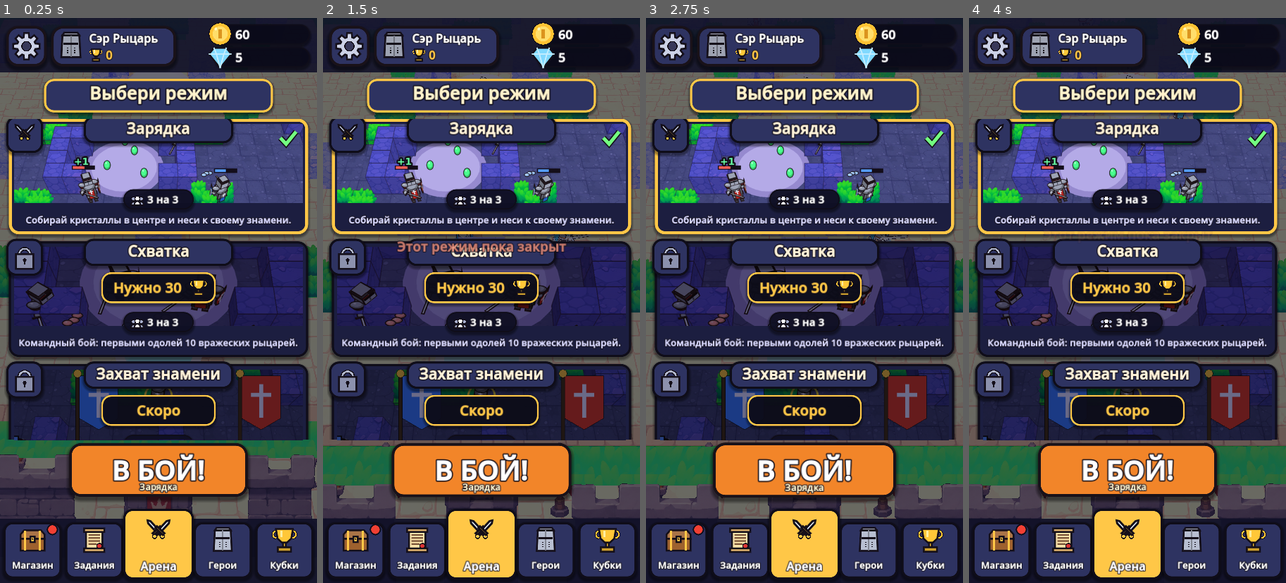
Above: before the commit, frames 1-4 (left to right).
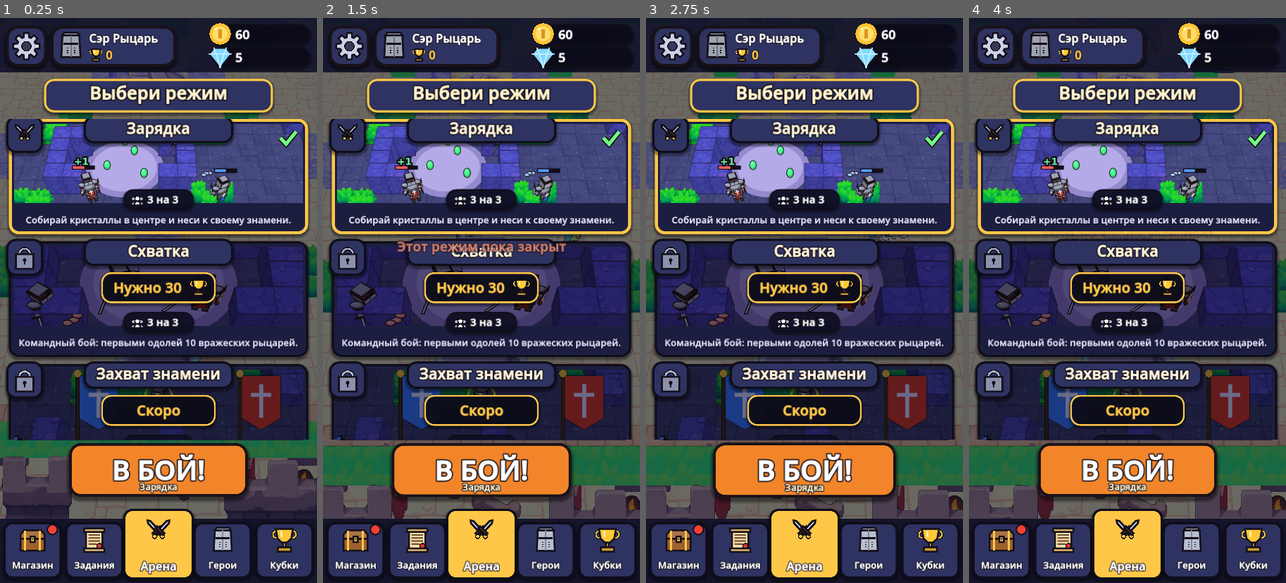
Above: after the commit, the same moments.

Repository: huhenbekon-byte/rusty-knights
Game: Godot game, scene res://main.tscn
The game is run twice, just before and just after one commit, with the same random seed, the same clock (stepped at 60 frames per second) and the same inputs. Sound files missing from this copy of the repository are replaced by a short silence.
Inputs (mouse positions are in pixels of both pictures, inside the frame that each line leads up to):
- Up to frame 1 (0.25 s): no input
- Up to frame 2 (1.5 s): tap Enter at 0.5 s; move the mouse to (551, 272) at 0.52 s; hold D 0.53-1.25 s; hold Space 0.53-1.25 s; click (551, 272) at 0.67 s; drag from (418, 328) to (465, 413) at 1.27 s
- Up to frame 3 (2.75 s): click (804, 176) at 2.02 s
- Up to frame 4 (4 s): click (1127, 300) at 2.77 s; move the mouse to (1159, 176) at 3.52 s; hold D from 3.53 s (still down); hold Space from 3.53 s (still down); click (1159, 176) at 3.67 s

The runs differ from the first frame. In frame 1, 2.9% of the frame differs, in the area x 0-100%, y 9-89%; in frame 2, 1.9%; in frame 3, 1.8%; in frame 4, 1.9%.

Commit message:
Add files via upload

Diff:
--- a/bolt.gd
+++ b/bolt.gd
@@ -1,38 +1,87 @@
 extends Node3D
-## Волна меча: светящийся серп летит вперёд, гаснет о камень или ранит врага.
-## Кусты пропускают волну.
+## Снаряд героя. kind:
+##   wave  — волна меча рыцаря (светящийся серп),
+##   arrow — стрела лучницы,
+##   wind  — «Стрела ветра» (супер лучницы): большая, пробивает всех на пути.
+## Гаснет о камень; кусты пропускают.
 
-var main  # главная сцена (main.gd)
-var shooter  # рыцарь, выпустивший волну
+var main     # главная сцена (main.gd)
+var shooter  # герой, выпустивший снаряд
 var team := 0
+var kind := "wave"
 var dir := Vector3.FORWARD
 var damage := 20.0
 var life := 0.6
 var speed := 16.0
+var pierce := false
+var hit_radius := 0.65
+var _hit := []          # кого уже задели (для пробивающих)
+var _trail_t := 0.0
+
+
+func _glow_mat(c: Color, alpha := 0.9, energy := 2.5) -> StandardMaterial3D:
+	var m := StandardMaterial3D.new()
+	m.albedo_color = Color(c.r, c.g, c.b, alpha)
+	m.shading_mode = BaseMaterial3D.SHADING_MODE_UNSHADED
+	m.emission_enabled = true
+	m.emission = c
+	m.emission_energy_multiplier = energy
+	m.transparency = BaseMaterial3D.TRANSPARENCY_ALPHA
+	return m
+
+
+func _piece(mesh: Mesh, pos: Vector3, mat: Material, rot := Vector3.ZERO) -> void:
+	var mi := MeshInstance3D.new()
+	mi.mesh = mesh
+	mi.position = pos
+	mi.rotation = rot
+	mi.material_override = mat
+	mi.cast_shadow = GeometryInstance3D.SHADOW_CASTING_SETTING_OFF
+	add_child(mi)
+
+
+func _box(size: Vector3) -> BoxMesh:
+	var b := BoxMesh.new()
+	b.size = size
+	return b
 
 
 func _ready() -> void:
 	var base: Color = main.team_colors[team]
-	var c := base.lightened(0.5)
-	var m := StandardMaterial3D.new()
-	m.albedo_color = c
-	m.shading_mode = BaseMaterial3D.SHADING_MODE_UNSHADED
-	m.emission_enabled = true
-	m.emission = c
-	m.emission_energy_multiplier = 2.5
-	m.transparency = BaseMaterial3D.TRANSPARENCY_ALPHA
-	m.albedo_color.a = 0.9
-	# серп из трёх отрезков дугой
-	for i in 3:
-		var mi := MeshInstance3D.new()
-		var bm := BoxMesh.new()
-		bm.size = Vector3(0.32, 0.06, 0.1)
-		mi.mesh = bm
-		var a := (i - 1) * 0.55
-		mi.position = Vector3(sin(a) * 0.35, 0, cos(a) * 0.35 - 0.35)
-		mi.rotation.y = a + PI / 2.0
-		mi.material_override = m
-		add_child(mi)
+	match kind:
+		"arrow":
+			var wood := StandardMaterial3D.new()
+			wood.albedo_color = Color(0.78, 0.6, 0.38)
+			wood.shading_mode = BaseMaterial3D.SHADING_MODE_UNSHADED
+			var steel := StandardMaterial3D.new()
+			steel.albedo_color = Color(0.9, 0.92, 0.97)
+			steel.shading_mode = BaseMaterial3D.SHADING_MODE_UNSHADED
+			_piece(_box(Vector3(0.04, 0.04, 0.62)), Vector3.ZERO, wood)
+			var head := PrismMesh.new()
+			head.size = Vector3(0.12, 0.16, 0.04)
+			_piece(head, Vector3(0, 0, 0.36), steel, Vector3(PI / 2, 0, 0))
+			for sx in [-1.0, 1.0]:
+				_piece(_box(Vector3(0.09, 0.02, 0.13)), Vector3(0.045 * sx, 0, -0.26), _glow_mat(base.lightened(0.4), 0.95, 1.2))
+			# светящийся след цвета команды
+			_piece(_box(Vector3(0.05, 0.05, 0.5)), Vector3(0, 0, -0.45), _glow_mat(base.lightened(0.45), 0.45))
+		"wind":
+			var c := Color(0.55, 1.0, 0.45)
+			var m := _glow_mat(c, 0.9, 3.0)
+			_piece(_box(Vector3(0.09, 0.09, 1.3)), Vector3.ZERO, m)
+			var head := PrismMesh.new()
+			head.size = Vector3(0.36, 0.42, 0.08)
+			_piece(head, Vector3(0, 0, 0.82), m, Vector3(PI / 2, 0, 0))
+			# вихрь вокруг стрелы
+			for i in 4:
+				var a := i * PI / 2.0
+				_piece(_box(Vector3(0.05, 0.05, 0.7)), Vector3(cos(a) * 0.22, sin(a) * 0.22, -0.1),
+					_glow_mat(c.lightened(0.3), 0.55, 2.0), Vector3(0, 0, a))
+		_:
+			var m := _glow_mat(base.lightened(0.5))
+			# серп из трёх отрезков дугой
+			for i in 3:
+				var a := (i - 1) * 0.55
+				_piece(_box(Vector3(0.32, 0.06, 0.1)), Vector3(sin(a) * 0.35, 0, cos(a) * 0.35 - 0.35), m, Vector3(0, a + PI / 2.0, 0))
 	rotation.y = atan2(dir.x, dir.z)
 
 
@@ -47,16 +96,24 @@
 		queue_free()
 		return
 	global_position = to
+	if kind == "wind":
+		rotate_object_local(Vector3.FORWARD, delta * 14.0)
+		_trail_t -= delta
+		if _trail_t <= 0.0:
+			_trail_t = 0.05
+			main.fx_burst(to, Color(0.6, 1.0, 0.5), 3, 1.2, 0.07, 0.35, 0.0)
 
 	for k in main.knights:
-		if k.alive and k.team != team:
+		if k.alive and k.team != team and not (k in _hit):
 			var kp: Vector3 = k.global_position
-			if Vector2(kp.x - to.x, kp.z - to.z).length() < 0.65:
+			if Vector2(kp.x - to.x, kp.z - to.z).length() < hit_radius:
 				k.take_damage(damage, shooter)
 				if is_instance_valid(shooter):
-					shooter.add_charge(0.12)
-				queue_free()
-				return
+					shooter.add_charge(0.12 if not pierce else 0.0)
+				if not pierce:
+					queue_free()
+					return
+				_hit.append(k)
 
 	life -= delta
 	if life <= 0.0:
--- a/icon.gd
+++ b/icon.gd
@@ -1,6 +1,6 @@
 extends Control
 ## Векторные иконки интерфейса — рисуются кодом, без картинок.
-## kind: coin, gem, crystal, trophy, chest, scroll, swords, helm, gear, lock, people, play, star, check, close
+## kind: coin, gem, crystal, trophy, chest, scroll, swords, helm, bow, gear, lock, people, play, star, check, close
 
 var kind := "coin"
 var tint := Color.WHITE       # цвет корпуса (шлем — облик, сундук — тип)
@@ -144,6 +144,20 @@
 					body.append(Vector2(x + cos(a) * 0.38 * sc, 0.72 + sin(a) * 0.5 * sc))
 				_poly(body, spec[1])
 				_circle(Vector2(x, -0.12 - (0.0 if x == 0.0 else -0.06)), 0.24 * sc, spec[1])
+		"bow":
+			var arc := PackedVector2Array()
+			for i in 17:
+				var t := lerpf(-1.25, 1.25, float(i) / 16.0)
+				arc.append(_c() + Vector2(-0.35 + cos(t) * 0.75, sin(t) * 0.85) * _s())
+			draw_polyline(arc, OUT, 0.32 * _s(), true)
+			draw_polyline(arc, Color(0.62, 0.38, 0.2), 0.18 * _s(), true)
+			var top := arc[0]
+			var bot := arc[arc.size() - 1]
+			draw_line(top, bot, Color(0.95, 0.93, 0.85), maxf(1.5, 0.05 * _s()), true)
+			_rect(0.3, -0.12, 0.48, 0.12, Color(1.0, 0.78, 0.28))
+			_line(Vector2(-0.6, 0), Vector2(0.75, 0), OUT, 0.14)
+			_line(Vector2(-0.6, 0), Vector2(0.75, 0), Color(0.85, 0.7, 0.45), 0.07)
+			_poly([Vector2(0.95, 0), Vector2(0.72, -0.12), Vector2(0.72, 0.12)], Color(0.9, 0.92, 0.97))
 		"play":
 			_poly([Vector2(-0.42, -0.62), Vector2(0.62, 0), Vector2(-0.42, 0.62)], Color.WHITE)
 		"star":
--- a/knight.gd
+++ b/knight.gd
@@ -12,9 +12,12 @@
 var main  # главная сцена (main.gd)
 var spawn_pos := Vector3.ZERO
 
+var hero := "knight"       # knight | archer
 var max_hp := 100.0
 var hp := 100.0
 var speed := 5.0
+var attack_range := 8.0    # с какого расстояния бот начинает бить
+var keep_dist := 4.5       # на каком расстоянии бот держится от врага
 var carried := 0
 var super_charge := 0.0
 var alive := true
@@ -43,7 +46,17 @@
 var _carry_label: Label3D
 
 
+func _apply_hero_stats() -> void:
+	if hero == "archer":
+		max_hp = 75.0
+		speed = 5.4
+		attack_range = 11.0
+		keep_dist = 7.0
+	hp = max_hp
+
+
 func _ready() -> void:
+	_apply_hero_stats()
 	if display_only:
 		_build_visual()
 		set_physics_process(false)
@@ -125,13 +138,17 @@
 
 
 func _build_visual() -> void:
+	if hero == "archer":
+		_build_archer()
+		_finish_visual()
+		return
 	_visual = Node3D.new()
 	add_child(_visual)
 	var tc: Color = main.team_colors[team]
 	var cloth := tc.darkened(0.3)                    # накидка и щит — цвет команды
 	var steel := Color(0.62, 0.64, 0.7)
 	var dark_steel := Color(0.36, 0.37, 0.42)
-	if is_player:                                    # облик доспехов из профиля
+	if is_player and hero == "knight":               # облик доспехов из профиля
 		var sk: Array = Profile.skin_colors()
 		steel = sk[0]
 		dark_steel = sk[1]
@@ -214,6 +231,92 @@
 	tip.size = Vector3(0.085, 0.1, 0.025)
 	_part(_sword, tip, Vector3(0, 0, 0.97), Color(0.85, 0.87, 0.92), Vector3(PI / 2, 0, 0))
 
+	_finish_visual()
+
+
+## Лучница: капюшон и плащ цвета команды, зелёная туника, колчан за спиной, лук в левой руке.
+func _build_archer() -> void:
+	_visual = Node3D.new()
+	add_child(_visual)
+	var tc: Color = main.team_colors[team]
+	var cloak := tc.darkened(0.25)
+	var tunic := Color(0.32, 0.58, 0.24)
+	var leather := Color(0.44, 0.27, 0.15)
+	var dark := Color(0.22, 0.17, 0.14)
+	var skin := Color(0.97, 0.8, 0.64)
+	var hair := Color(0.45, 0.27, 0.14)
+	var gold := Color(1.0, 0.78, 0.3)
+	var ink := Color(0.08, 0.06, 0.08)
+
+	# ноги в сапогах
+	for sx in [-0.12, 0.12]:
+		var leg := Node3D.new()
+		leg.position = Vector3(sx, 0.46, 0)
+		_visual.add_child(leg)
+		_part(leg, _capsule(0.09, 0.42), Vector3(0, -0.18, 0), dark)
+		_part(leg, _cyl(0.105, 0.115, 0.24), Vector3(0, -0.33, 0.01), leather)
+		_part(leg, _boxm(Vector3(0.16, 0.08, 0.26)), Vector3(0, -0.43, 0.05), leather)
+		_legs.append(leg)
+
+	_body = Node3D.new()
+	_visual.add_child(_body)
+	# туника, пояс с пряжкой, перевязь
+	_part(_body, _cyl(0.21, 0.29, 0.4), Vector3(0, 0.66, 0), tunic)
+	_part(_body, _sphere(0.24), Vector3(0, 0.92, 0), tunic, Vector3.ZERO, Vector3(1, 0.9, 0.85))
+	_part(_body, _cyl(0.245, 0.245, 0.06), Vector3(0, 0.64, 0), leather)
+	_part(_body, _boxm(Vector3(0.08, 0.07, 0.03)), Vector3(0, 0.64, 0.25), gold)
+	_part(_body, _boxm(Vector3(0.05, 0.52, 0.03)), Vector3(0.0, 0.9, 0.2), leather, Vector3(0, 0, deg_to_rad(35)))
+	# плащ сзади с рваным краем
+	_part(_body, _boxm(Vector3(0.48, 0.74, 0.04)), Vector3(0, 0.74, -0.25), cloak, Vector3(deg_to_rad(8), 0, 0))
+	for i in 3:
+		var tooth := PrismMesh.new()
+		tooth.size = Vector3(0.16, 0.13, 0.04)
+		_part(_body, tooth, Vector3(-0.16 + i * 0.16, 0.32, -0.29), cloak, Vector3(0, 0, PI))
+	# руки и перчатки
+	for sx in [-1.0, 1.0]:
+		_part(_body, _capsule(0.07, 0.34), Vector3(0.27 * sx, 0.88, 0.04), tunic)
+		_part(_body, _sphere(0.075), Vector3(0.3 * sx, 0.72, 0.08), leather)
+	# лицо, глаза, чёлка
+	_part(_body, _sphere(0.19), Vector3(0, 1.27, 0.03), skin)
+	for ex in [-0.07, 0.07]:
+		_part(_body, _boxm(Vector3(0.045, 0.06, 0.02)), Vector3(ex, 1.28, 0.21), ink)
+	_part(_body, _boxm(Vector3(0.3, 0.08, 0.07)), Vector3(0, 1.39, 0.15), hair, Vector3(deg_to_rad(-15), 0, 0))
+	# капюшон с золотой каймой и хвостиком
+	_part(_body, _sphere(0.26), Vector3(0, 1.32, -0.09), cloak, Vector3.ZERO, Vector3(1.05, 1.0, 1.05))
+	var trim := TorusMesh.new()
+	trim.inner_radius = 0.17
+	trim.outer_radius = 0.21
+	_part(_body, trim, Vector3(0, 1.3, 0.12), gold, Vector3(PI / 2, 0, 0))
+	_part(_body, _capsule(0.07, 0.32), Vector3(0, 1.48, -0.3), cloak, Vector3(-1.0, 0, 0))
+	# колчан со стрелами за спиной
+	var quiver := Node3D.new()
+	quiver.position = Vector3(0.14, 1.0, -0.32)
+	quiver.rotation = Vector3(0, 0, -0.35)
+	_body.add_child(quiver)
+	_part(quiver, _cyl(0.09, 0.08, 0.46), Vector3.ZERO, leather)
+	_part(quiver, _cyl(0.095, 0.095, 0.05), Vector3(0, 0.2, 0), gold)
+	for j in 3:
+		var ax := -0.04 + j * 0.04
+		_part(quiver, _boxm(Vector3(0.02, 0.22, 0.02)), Vector3(ax, 0.32, 0), Color(0.75, 0.6, 0.4))
+		var fl := PrismMesh.new()
+		fl.size = Vector3(0.07, 0.1, 0.02)
+		_part(quiver, fl, Vector3(ax, 0.46, 0), Color(0.97, 0.97, 0.95))
+	# лук в левой руке (тетива смотрит назад, дуга — вперёд)
+	_sword = Node3D.new()
+	_sword.position = Vector3(0.34, 0.84, 0.2)
+	_body.add_child(_sword)
+	var n := 9
+	for j in n:
+		var t := lerpf(-1.15, 1.15, float(j) / float(n - 1))
+		var pos := Vector3(0, sin(t) * 0.42, cos(t) * 0.13)
+		_part(_sword, _boxm(Vector3(0.05, 0.12, 0.05)), pos, leather if absf(t) > 0.3 else gold, Vector3(-t, 0, 0))
+	var chord := 2.0 * sin(1.15) * 0.42
+	var string := _part(_sword, _boxm(Vector3(0.012, chord, 0.012)), Vector3(0, 0, cos(1.15) * 0.13), Color(0.95, 0.93, 0.85))
+	string.material_override = main.toon(Color(0.95, 0.93, 0.85), false, false)
+
+
+func _finish_visual() -> void:
+	var tc: Color = main.team_colors[team]
 	_visual.rotation.y = atan2(facing.x, facing.z)
 	if display_only:
 		return
@@ -341,8 +444,13 @@
 	return v.normalized()
 
 
-func _spawn_wave(dir: Vector3, dmg: float, life: float) -> void:
+func _spawn_wave(dir: Vector3, dmg: float, life: float, kind := "wave", spd := 16.0,
+		pierce := false, radius := 0.65) -> void:
 	var b = BoltScript.new()
+	b.kind = kind
+	b.speed = spd
+	b.pierce = pierce
+	b.hit_radius = radius
 	b.main = main
 	b.shooter = self
 	b.team = team
@@ -356,6 +464,11 @@
 func _swing() -> void:
 	reveal_t = 1.0
 	var tw := create_tween()
+	if hero == "archer":                      # натянуть лук и отпустить
+		tw.tween_property(_sword, "position:z", 0.08, 0.07)
+		tw.tween_property(_sword, "position:z", 0.26, 0.06)
+		tw.tween_property(_sword, "position:z", 0.2, 0.12)
+		return
 	tw.tween_property(_sword, "rotation:y", 1.3, 0.06)
 	tw.tween_property(_sword, "rotation:y", -0.9, 0.1)
 	tw.tween_property(_sword, "rotation:y", 0.0, 0.18)
@@ -368,7 +481,11 @@
 	facing = _flat(aim)
 	_aim_hold = 0.35
 	_swing()
-	_spawn_wave(facing, 20.0, 0.6)
+	if hero == "archer":
+		_attack_cd = 0.5 if is_player else 0.95
+		_spawn_wave(facing, 17.0, 0.55, "arrow", 22.0)
+	else:
+		_spawn_wave(facing, 20.0, 0.6)
 	main.sfx("swing", global_position, 0.0 if is_player else -4.0)
 	return true
 
@@ -380,9 +497,13 @@
 	facing = _flat(aim)
 	_aim_hold = 0.4
 	_swing()
-	for i in 7:
-		var a := deg_to_rad(-30.0 + i * 10.0)
-		_spawn_wave(facing.rotated(Vector3.UP, a), 28.0, 0.75)
+	if hero == "archer":
+		# «Стрела ветра»: одна большая стрела, пробивает всех на пути
+		_spawn_wave(facing, 42.0, 0.75, "wind", 24.0, true, 0.95)
+	else:
+		for i in 7:
+			var a := deg_to_rad(-30.0 + i * 10.0)
+			_spawn_wave(facing.rotated(Vector3.UP, a), 28.0, 0.75)
 	main.sfx("super", global_position)
 	if is_player:
 		main.note("supers")
@@ -428,7 +549,8 @@
 	_respawn_t = 3.0
 	main.sfx("death", global_position)
 	# доспехи разлетаются: сталь и ткань цвета команды
-	main.fx_burst(global_position + Vector3(0, 0.9, 0), Color(0.62, 0.64, 0.7), 12, 6.0, 0.16, 1.1, -14.0)
+	main.fx_burst(global_position + Vector3(0, 0.9, 0),
+		Color(0.44, 0.27, 0.15) if hero == "archer" else Color(0.62, 0.64, 0.7), 12, 6.0, 0.16, 1.1, -14.0)
 	main.fx_burst(global_position + Vector3(0, 0.8, 0), (main.team_colors[team] as Color).darkened(0.3), 8, 4.5, 0.14, 1.0, -12.0)
 	main.fx_ring(global_position, Color(0.8, 0.8, 0.9), 2.0, 0.5)
 	main.shake(0.6, global_position)
@@ -465,7 +587,7 @@
 		_strafe = -_strafe
 		_strafe_t = randf_range(0.8, 2.0)
 
-	var enemy = main.nearest_enemy(self, 8.0)
+	var enemy = main.nearest_enemy(self, attack_range)
 	if enemy:
 		var to_e: Vector3 = enemy.global_position - global_position
 		if _attack_cd <= 0.0:
@@ -482,7 +604,7 @@
 		to2.y = 0.0
 		var d := to2.length()
 		var side := Vector3(-to2.z, 0, to2.x).normalized() * _strafe
-		var approach := to2.normalized() * clampf((d - 4.5) * 0.5, -1.0, 1.0)
+		var approach := to2.normalized() * clampf((d - keep_dist) * 0.5, -1.0, 1.0)
 		move_dir = (approach + side * 0.8).normalized()
 		return
 	elif main.mode == "brawl":
--- a/main.gd
+++ b/main.gd
@@ -90,7 +90,7 @@
 
 func _ready() -> void:
 	randomize()
-	for tex_name in ["floor", "stone", "leaves", "bushes", "props"]:
+	for tex_name in ["floor", "stone", "leaves", "bushes", "props", "plate_center", "plate_station"]:
 		_tex[tex_name] = load("res://%s.png" % tex_name)
 	_grid = MAP_TOP.duplicate()
 	for i in range(MAP_TOP.size() - 1, -1, -1):
@@ -184,6 +184,17 @@
 	else:
 		m.transparency = BaseMaterial3D.TRANSPARENCY_ALPHA_SCISSOR
 		m.alpha_scissor_threshold = 0.5
+	return m
+
+
+## Материал плиты (центр, площадки у знамён): картинка целиком на верхней грани диска.
+func _plate(tex_name: String) -> StandardMaterial3D:
+	var m := StandardMaterial3D.new()
+	m.albedo_texture = _tex[tex_name]
+	m.albedo_color = Color(0.85, 0.85, 0.9)
+	m.diffuse_mode = BaseMaterial3D.DIFFUSE_TOON
+	m.roughness = 0.9
+	m.texture_filter = BaseMaterial3D.TEXTURE_FILTER_LINEAR_WITH_MIPMAPS
 	return m
 
 
@@ -323,16 +334,25 @@
 					_bushes.append({"pos": p, "mesh": m, "sprite": spr, "idx": idx})
 
 	# центр, где появляются кристаллы
-	_disc(Vector3.ZERO, 2.3, toon(Color(0.45, 0.42, 0.62)))
-	_disc(Vector3.ZERO, 1.9, toon(Color(0.6, 0.56, 0.8)), 0.08)
+	_disc(Vector3.ZERO, 2.3, toon(Color(0.36, 0.33, 0.5)))
+	_disc(Vector3.ZERO, 2.05, _plate("plate_center"), 0.08)      # круглая плита с узором
 
 	# станции команд: каменный круг + арка со знаменем
 	for t in 2:
 		var s: Vector3 = stations[t]
 		var col: Color = team_colors[t]
 		var back := 1.0 if t == 0 else -1.0
-		_disc(s, 1.8, toon(Color(0.5, 0.47, 0.66)))
-		_disc(s, 1.45, toon(col, true), 0.09)
+		_disc(s, 1.8, _plate("plate_station"))                      # плита с ромбом
+		var glow := MeshInstance3D.new()                              # светящееся кольцо команды
+		var ring := TorusMesh.new()
+		ring.inner_radius = 1.5
+		ring.outer_radius = 1.72
+		ring.rings = 40
+		glow.mesh = ring
+		glow.scale.y = 0.15
+		glow.position = s + Vector3(0, 0.07, 0)
+		glow.material_override = toon(col, true)
+		add_child(glow)
 		for dx in [-1.5, 1.5]:
 			_box(s + Vector3(dx, 1.2, 1.7 * back), Vector3(0.45, 2.4, 0.45), stone)
 		_box(s + Vector3(0, 2.55, 1.7 * back), Vector3(3.5, 0.4, 0.5), stone)
@@ -346,10 +366,15 @@
 ## 0-3 стены, 4 стена со знаменем, 5 флагшток, 6 забор, 7 ящик, 8 бочка, 9 ящик с бочкой,
 ## 10 колья, 11 факел, 12 жаровня, 13 груда камней, 14 камень, 15-16 плиты, 17 трава,
 ## 18 куст, 19 сухое дерево, 20 надгробие, 21 череп, 22 телега, 23-27 обрывы с травой
+## 28 большой камень, 29 камень, 30 галька, 31 камень с травой, 32 колонна, 33 руина,
+## 34 руина со мхом, 35 арка, 36 блок, 37 стена со знаменем-2, 38 руина-2, 39 частокол,
+## 40 груда камней-2, 41 стела со щитом, 42 каменные шпили  (атлас 8 x 6)
 const PROP_SIZES := [3.0, 3.0, 3.0, 3.4, 2.9, 2.6, 1.8, 1.1,
 	1.0, 1.7, 1.6, 1.5, 1.5, 1.9, 1.3, 1.3,
 	1.3, 0.7, 1.8, 2.8, 1.4, 0.8, 1.9, 2.6,
-	2.6, 2.6, 2.6, 2.6]
+	2.6, 2.6, 2.6, 2.6, 2.0, 1.5, 0.5, 1.4,
+	1.9, 2.0, 2.2, 2.8, 1.5, 2.6, 2.2, 1.7,
+	1.9, 1.6, 2.0]
 var _prop_mats := {}
 
 
@@ -357,8 +382,8 @@
 	if not _prop_mats.has(i):
 		var m := StandardMaterial3D.new()
 		m.albedo_texture = _tex["props"]
-		m.uv1_scale = Vector3(1.0 / 8.0, 1.0 / 4.0, 1)
-		m.uv1_offset = Vector3(float(i % 8) / 8.0, float(i / 8) / 4.0, 0)
+		m.uv1_scale = Vector3(1.0 / 8.0, 1.0 / 6.0, 1)
+		m.uv1_offset = Vector3(float(i % 8) / 8.0, float(i / 8) / 6.0, 0)
 		m.billboard_mode = BaseMaterial3D.BILLBOARD_ENABLED
 		m.shading_mode = BaseMaterial3D.SHADING_MODE_UNSHADED
 		m.transparency = BaseMaterial3D.TRANSPARENCY_ALPHA_SCISSOR
@@ -389,7 +414,10 @@
 		var x := -17.0
 		var k := 0
 		while x <= 17.0:
-			_prop(4 if absf(x) < 1.0 else [0, 1, 2, 3][k % 4], Vector3(x, 0, z))
+			var wall: int = [0, 33, 1, 34, 2, 38, 3, 35][k % 8]
+			if absf(x) < 1.0:
+				wall = 4 if zs < 0 else 37
+			_prop(wall, Vector3(x, 0, z))
 			x += 3.4
 			k += 1
 		for tx in [-4.6, 4.6]:
@@ -397,7 +425,8 @@
 		for tx in [-2.6, 2.6]:
 			_prop(5, Vector3(tx, 0, z - 1.3 * zs), 0.9)
 	# вдоль боковых изгородей — ящики, бочки, камни, деревья, телеги
-	var side := [7, 8, 9, 13, 14, 15, 16, 17, 18, 19, 20, 22, 10, 12, 11, 6]
+	var side := [7, 8, 9, 13, 14, 15, 18, 19, 20, 22, 10, 12, 11, 6,
+		28, 29, 31, 32, 36, 39, 40, 41, 42]
 	for xs in [-1.0, 1.0]:
 		var z := -HALF_L + 0.5
 		while z < HALF_L:
@@ -407,7 +436,7 @@
 			if idx == 20:                                   # у надгробия череп
 				_prop(21, Vector3(x - 0.8 * xs, 0, z + 0.5), 0.9)
 			elif rng.randf() < 0.35:                        # трава и камешки между крупными
-				_prop([17, 14, 16][rng.randi_range(0, 2)], Vector3(x + rng.randf_range(-0.6, 0.6), 0, z + 1.2), 0.7)
+				_prop([17, 30, 16, 31][rng.randi_range(0, 3)], Vector3(x + rng.randf_range(-0.6, 0.6), 0, z + 1.2), 0.7)
 			z += rng.randf_range(2.3, 3.4)
 		# дальше — земляные обрывы с травой
 		var z2 := -HALF_L - 1.0
@@ -451,6 +480,10 @@
 			k.main = self
 			k.team = t
 			k.is_player = (t == 0 and i == 0)
+			# составы: у игрока выбранный герой, у остальных — рыцари и лучницы вперемешку
+			var ph := str(Profile.data.get("hero", "knight"))
+			var comp := [[ph, "knight", "archer"], ["knight", "archer", "knight"]]
+			k.hero = comp[t][i]
 			k.spawn_pos = spots[i]
 			k.position = spots[i]
 			k.facing = Vector3(0, 0, -sgn)
--- a/menu.gd
+++ b/menu.gd
@@ -475,39 +475,68 @@
 	pedestal.position.y = -0.08
 	pedestal.material_override = main.toon(Color(0.45, 0.42, 0.75), false, true)
 	_preview_pivot.add_child(pedestal)
+	var hid := str(Profile.data.get("hero", "knight"))
+	var h: Dictionary = Profile.HEROES[hid]
 	var k = KnightScript.new()
 	k.main = main
 	k.team = 0
+	k.hero = hid
 	k.is_player = true
 	k.display_only = true
 	k.facing = Vector3(0, 0, 1)
 	_preview_pivot.add_child(k)
-	_lbl(show, "РЫЦАРЬ", 40, Color.WHITE, Rect2(0, 330, show.size.x, 50))
-	_lbl(show, "Облик: " + str(Profile.SKINS[Profile.data.skin].name), 22, GOLD, Rect2(0, 372, show.size.x, 34))
-
-	# список героев
+	_lbl(show, str(h.name).to_upper(), 40, Color.WHITE, Rect2(0, 330, show.size.x, 50))
+	var sub_text := "Облик: " + str(Profile.SKINS[Profile.data.skin].name) if hid == "knight" else str(h.role)
+	_lbl(show, sub_text, 22, GOLD, Rect2(0, 372, show.size.x, 34))
+
+	# выбор героя
 	var row := _card(vb, 150, NAVY, INK, 5)
-	var heroes := [["Рыцарь", true], ["Лучница", false], ["Молотобоец", false], ["Маг", false]]
-	for i in heroes.size():
+	var list := [["knight", "Рыцарь", true], ["archer", "Лучница", true], ["", "Молотобоец", false], ["", "Маг", false]]
+	for i in list.size():
+		var id: String = list[i][0]
+		var open: bool = list[i][2]
+		var sel: bool = id == hid
 		var x := 14 + i * 166
-		var hp := _panel(row, Rect2(x, 14, 154, 122), NAVY2 if heroes[i][1] else Color(0.1, 0.1, 0.18), GOLD if i == 0 else INK, 4)
-		_icon(hp, "helm" if heroes[i][1] else "lock", Rect2(47, 6, 60, 60), Profile.skin_colors()[0] if i == 0 else Color.WHITE)
-		_lbl(hp, heroes[i][0], 20, Color.WHITE if heroes[i][1] else Color(0.6, 0.6, 0.75), Rect2(0, 66, 154, 28))
-		if not heroes[i][1]:
+		var hp := _panel(row, Rect2(x, 14, 154, 122), NAVY2 if open else Color(0.1, 0.1, 0.18), GOLD if sel else INK, 5 if sel else 4)
+		var kind := "lock"
+		if id == "knight":
+			kind = "helm"
+		elif id == "archer":
+			kind = "bow"
+		_icon(hp, kind, Rect2(47, 6, 60, 60), Profile.skin_colors()[0] if id == "knight" else Color.WHITE)
+		_lbl(hp, list[i][1], 20, Color.WHITE if open else Color(0.6, 0.6, 0.75), Rect2(0, 66, 154, 28))
+		if not open:
 			_lbl(hp, "скоро", 18, GOLD, Rect2(0, 92, 154, 24))
+		elif sel:
+			_lbl(hp, "выбран", 18, Color(0.6, 1, 0.6), Rect2(0, 92, 154, 24))
+		if open and not sel:
+			var pick := Button.new()
+			pick.flat = true
+			pick.focus_mode = Control.FOCUS_NONE
+			pick.size = hp.size
+			hp.add_child(pick)
+			hp.mouse_filter = Control.MOUSE_FILTER_PASS
+			pick.pressed.connect(func():
+				main.sfx("click")
+				Profile.data.hero = id
+				Profile.save()
+				show_page("heroes"))
 
 	# характеристики
 	var stats := _card(vb, 190, NAVY, INK, 5)
-	var rows := [["Здоровье", 0.8], ["Урон", 0.6], ["Скорость", 0.6]]
+	var rows := [["Здоровье", h.hp], ["Урон", h.dmg], ["Скорость", h.speed]]
 	for i in rows.size():
 		_lbl(stats, rows[i][0], 26, Color(0.9, 0.9, 1.0), Rect2(30, 18 + i * 46, 200, 40), HORIZONTAL_ALIGNMENT_LEFT)
-		_bar(stats, Rect2(240, 26 + i * 46, 400, 26), rows[i][1], GOLD)
-	_lbl(stats, "Супер: «Веер клинков» — 7 волн разом", 22, Color(1, 0.85, 0.45), Rect2(0, 150, stats.size.x, 32))
-
-	# облики
+		_bar(stats, Rect2(240, 26 + i * 46, 400, 26), float(rows[i][1]), GOLD)
+	_lbl(stats, "Супер: " + str(h.super), 22, Color(1, 0.85, 0.45), Rect2(0, 150, stats.size.x, 32))
+
+	# облики (пока только у рыцаря)
 	var head := Control.new()
 	head.custom_minimum_size = Vector2(700, 70)
 	vb.add_child(head)
+	if hid != "knight":
+		_lbl(head, "Облики лучницы — скоро", 30, Color(0.75, 0.75, 0.95), Rect2(0, 10, 700, 56))
+		return
 	_lbl(head, "Облики доспехов", 34, Color(1, 0.95, 0.8), Rect2(0, 10, 700, 56))
 	for pair in [[0, 1], [2, 3]]:
 		var line := Control.new()
--- a/profile.gd
+++ b/profile.gd
@@ -11,6 +11,14 @@
 	"gold": {"name": "Королевское золото", "steel": Color(1.0, 0.8, 0.32), "dark": Color(0.72, 0.5, 0.16), "price": 40, "cur": "gems"},
 }
 const SKIN_ORDER := ["steel", "bronze", "obsidian", "gold"]
+
+const HEROES := {
+	"knight": {"name": "Рыцарь", "role": "Боец с мечом", "hp": 0.8, "dmg": 0.6, "speed": 0.6,
+		"super": "«Веер клинков» — 7 волн разом"},
+	"archer": {"name": "Лучница", "role": "Стрелок издалека", "hp": 0.55, "dmg": 0.5, "speed": 0.75,
+		"super": "«Стрела ветра» — пробивает всех насквозь"},
+}
+const HERO_ORDER := ["knight", "archer"]
 
 const MODES := {
 	"charge": {"name": "Зарядка", "desc": "Собирай кристаллы в центре и неси к своему знамени.", "trophies": 0},
@@ -61,7 +69,7 @@
 	return {
 		"name": "Сэр Рыцарь",
 		"coins": 60, "gems": 5, "trophies": 0, "best_trophies": 0,
-		"skins": ["steel"], "skin": "steel",
+		"skins": ["steel"], "skin": "steel", "hero": "knight",
 		"mode": "charge",
 		"stats": {"matches": 0, "wins": 0, "crystals": 0, "kos": 0},
 		"quests": [], "quest_day": "",
Binary file added: plate_center.png
Binary file added: plate_station.png
